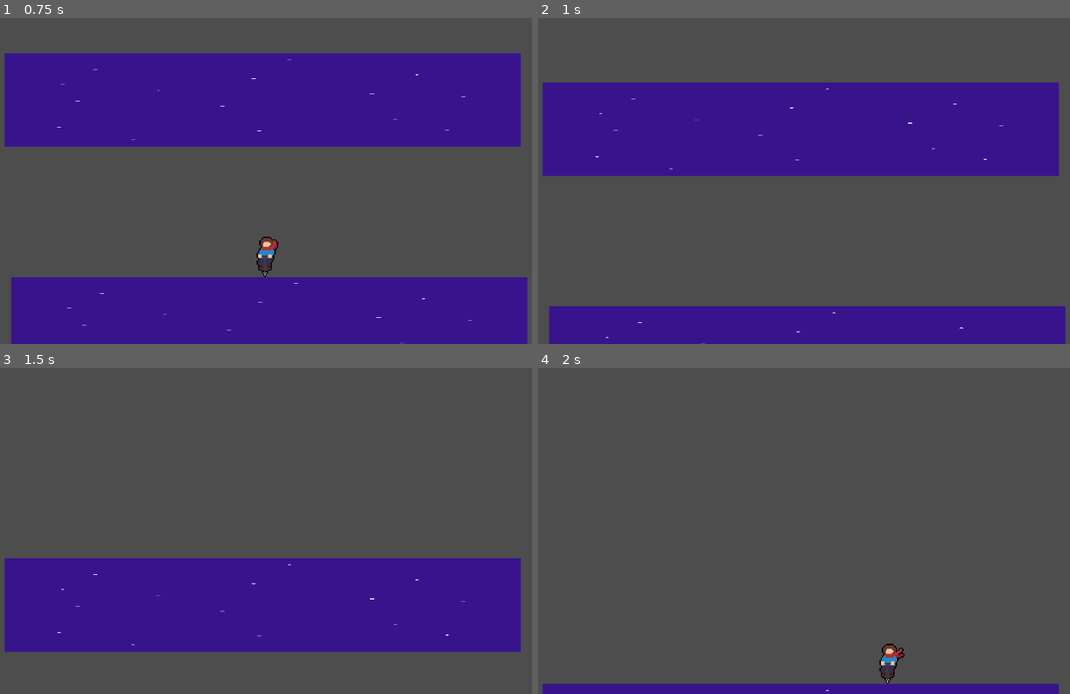
Above: before the commit, frames 1-4 (two rows, left to right).
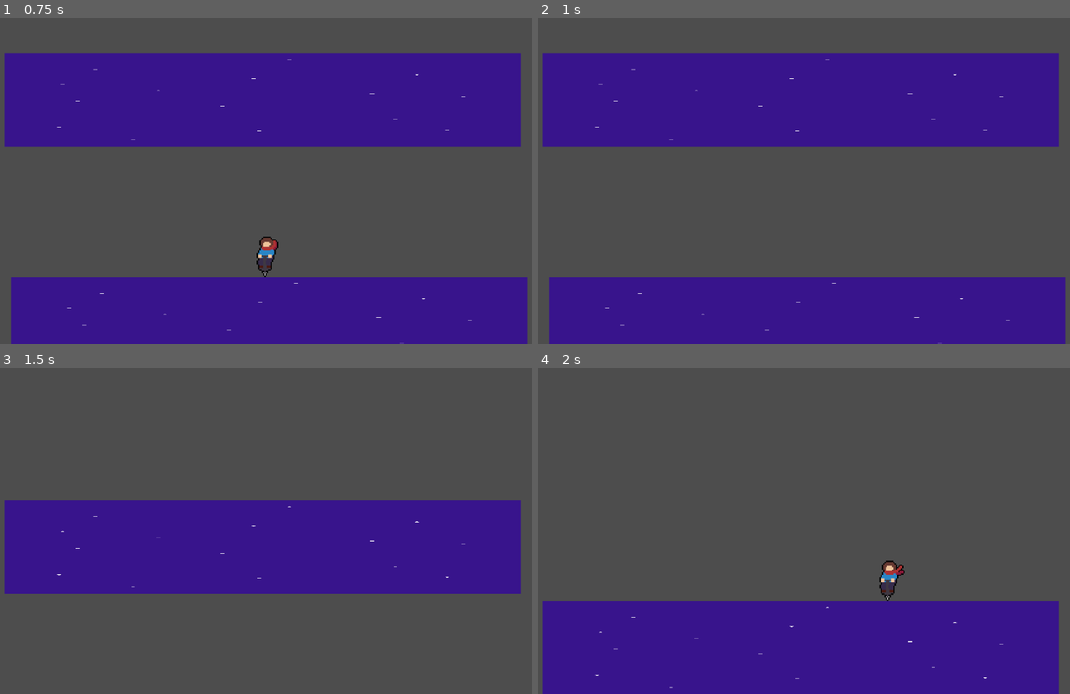
Above: after the commit, the same moments.

Repository: JMQ0598/Pogo-Game-Godot
Game: Godot game, scene res://Assets/Scenes/JumpDemo.tscn
The game is run twice, just before and just after one commit, with the same random seed, the same clock (stepped at 60 frames per second) and the same inputs.
Inputs:
- Up to frame 1 (0.75 s): hold D (walk_right) from 0.53 s (still down)
- Up to frame 2 (1 s): keep holding D (walk_right); tap W (walk_up) at 0.77 s
- Up to frame 3 (1.5 s): keep holding D (walk_right)
- Up to frame 4 (2 s): keep holding D (walk_right); tap W (walk_up) at 1.52 s

Frame 1 is identical in both runs. In frame 2, 26% of the frame differs, in the area x 0-100%, y 10-100%; in frame 3, 35%, in the area x 0-98%, y 40-88%; in frame 4, 25%.

Commit message:
camera tracking - stepwise panning

Diff:
--- a/pogo-game/Assets/Scripts/camera_follow.gd
+++ b/pogo-game/Assets/Scripts/camera_follow.gd
@@ -3,9 +3,9 @@
 # Please assign a target in the editor
 @export var follow_target : Node2D = null
 @export var can_go_down : bool
-@export var camera_speed : float = 500
+@export var camera_speed : float = 400
 var focus_height : float = 0
-var focus_height_offset : float = 20
+var focus_height_offset : float = 200
 
 func _ready():
 	focus_height = follow_target.global_position.y
@@ -13,8 +13,9 @@
 func _physics_process(delta):
 
 	# focus_height checkpoint
-	if (follow_target.global_position.y < focus_height):
-		focus_height = follow_target.global_position.y
+	var camera_target = follow_target.global_position.y + focus_height_offset
+	if (camera_target < focus_height):
+		focus_height = camera_target
 
 	# DEBUG ONLY
 	if (can_go_down):
